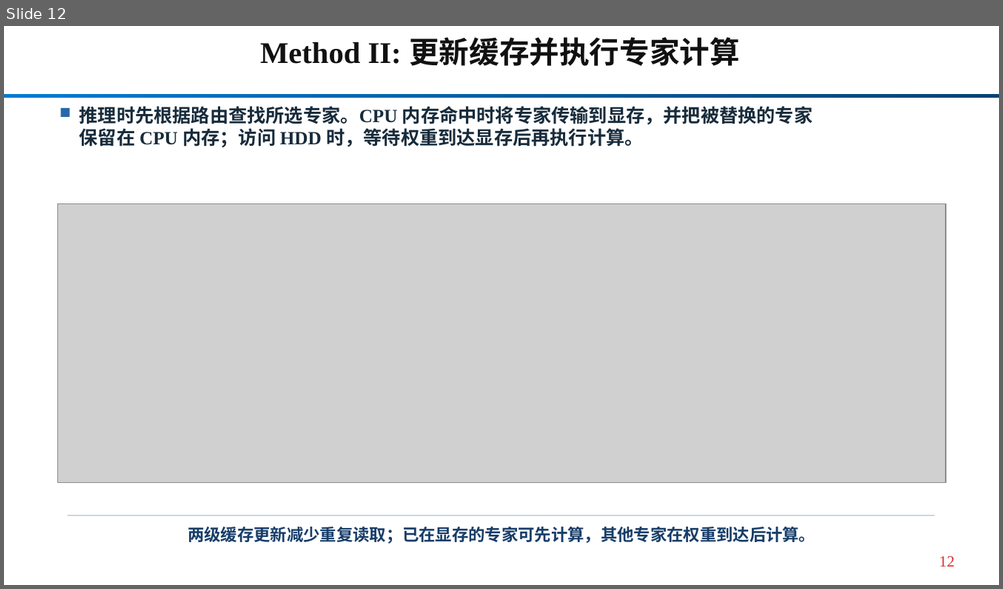
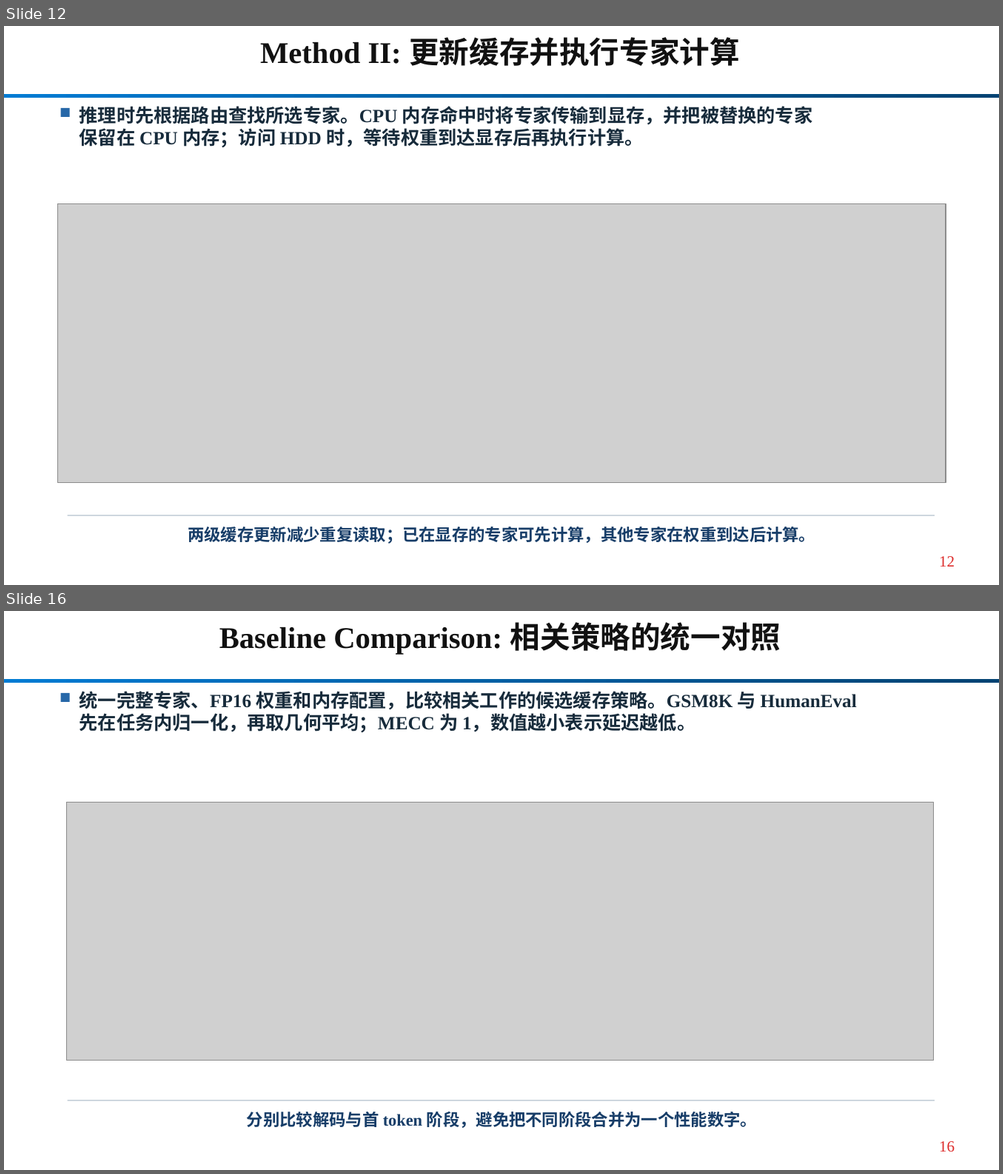
Before and after one commit to Kirihara-Yun/mecc_package, a slide deck: mecc_package/paper/current/MECC_HPCA_current.pptx. Shown one above the other, each under a label of ours: slide 12 before the commit, slides 12 and 16 after it; the slides between them are not shown. The pictures are 1003x589 and 1003x1174 pixels, drawn with LibreOffice and Linux fonts; fonts in the diff are those of the drawing; grey boxes stand for pictures. Boxes give left, top, right and bottom in pixels: in the first picture for what was removed or moved away, otherwise in the second. Text is boxed around its words. In the diff, an @@ line names an element or a change of style, - is before the commit and + after.

Commit message:
slides: synchronize group meeting figures with R27 and audit disclosures

```diff
--- a/mecc_package/paper/current/MECC_HPCA_current.pptx
+++ b/mecc_package/paper/current/MECC_HPCA_current.pptx
@@ slide 16 added at (4, 611, 999, 1170), background #FFFFFF; not listed: 1 template element that a slide beside it also shows @@
@@ text added at (219, 622, 780, 655), 29 pt, text #111111, bold @@
+Baseline Comparison: 相关策略的统一对照
@@ rectangle added at (61, 693, 70, 702), fill #2768A8 @@
@@ text added at (79, 691, 856, 733), 18 pt, text #172B3B, bold @@
+统一完整专家、FP16 权重和内存配置，比较相关工作的候选缓存策略。GSM8K 与 HumanEval
+先在任务内归一化，再取几何平均；MECC 为 1，数值越小表示延迟越低。
@@ picture added at (67, 803, 933, 1061) @@
@@ rectangle added at (68, 1100, 934, 1101), fill #C4CFD8 @@
@@ text added at (247, 1112, 757, 1128), 16 pt, text #173D68, bold @@
+分别比较解码与首 token 阶段，避免把不同阶段合并为一个性能数字。
@@ text added at (939, 1142, 954, 1152), 15 pt, text #DD2A29 @@
+16
```
Also in this commit, not shown: 4 slides changed, 6 other slides added, 2 slides removed, 41 other files.
